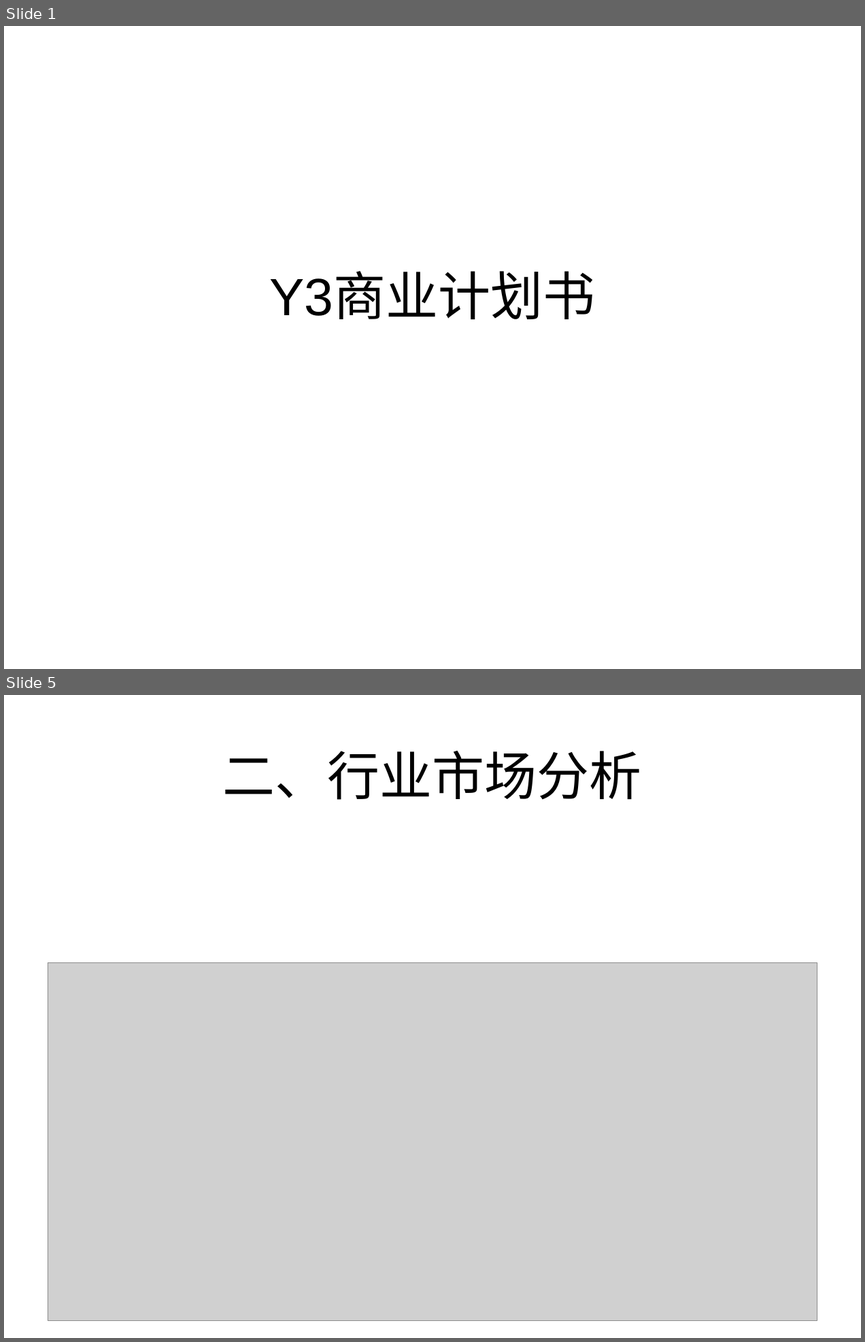
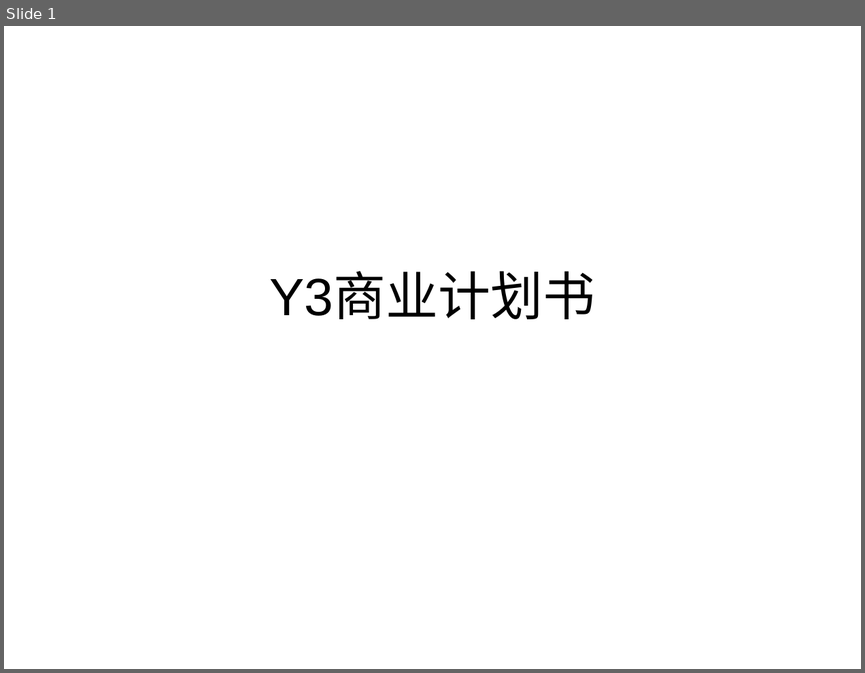
Before and after one commit to caihan1984/demov1, a slide deck: Assets/document/y3商业计划书.ppt. Shown one above the other, each under a label of ours: slides 1 and 5 before the commit, slide 1 after it; the slides between them are not shown. The pictures are 865x1342 and 865x673 pixels, drawn with LibreOffice and Linux fonts; fonts in the diff are those of the drawing; grey boxes stand for pictures. Boxes give left, top, right and bottom in pixels: in the first picture for what was removed or moved away, otherwise in the second. Text is boxed around its words. In the diff, an @@ line names an element or a change of style, - is before the commit and + after.

```diff
--- a/Assets/document/y3商业计划书.ppt
+++ b/Assets/document/y3商业计划书.ppt
@@ slide 5 removed at (4,695,861,1338), background #FFFFFF @@
@@ title removed at (223,751,642,800) @@
-二、行业市场分析
@@ picture removed at (48,962,817,1320) @@
```
Also in this commit, not shown: 2 slides changed, 8 slides added, 1 other slide removed.
